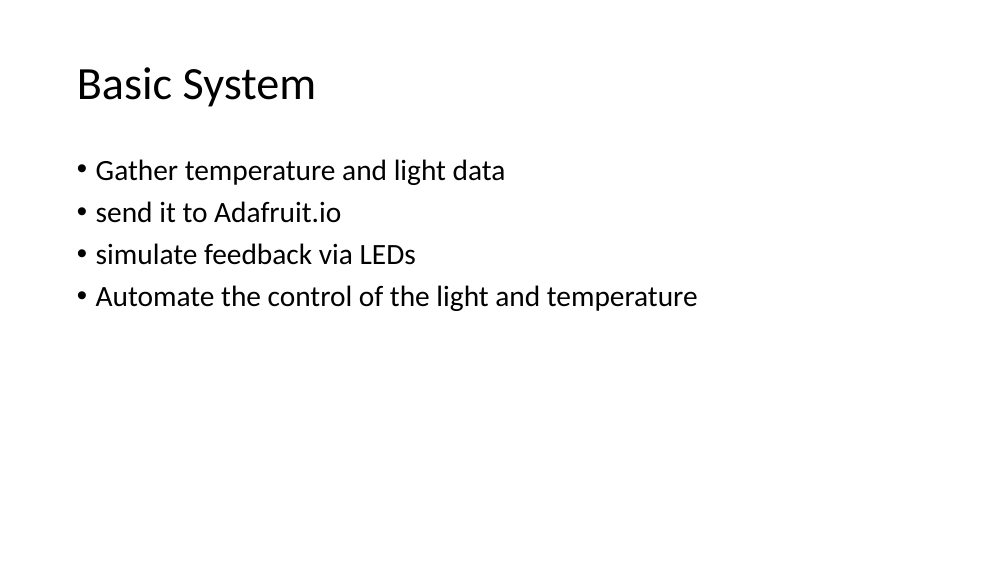
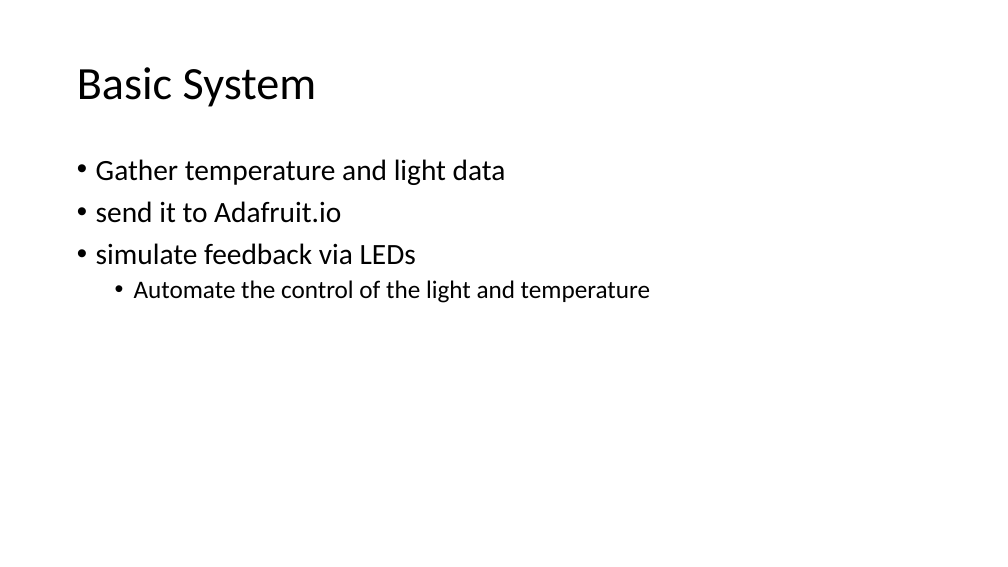
Before and after one commit to mattking976/Final-Year-Work, a slide deck: slide 3 of Architechtures of the internet of things/Semester 1/Report and demo presentation/Presentation for 30th jan 2019.pptx (slide 2 before the commit). Drawn at 1008x567 pixels with LibreOffice and Linux fonts; fonts in the diff are those of the drawing. Boxes give left, top, right and bottom in pixels: in the first picture for what was removed or moved away, otherwise in the second. Text is boxed around its words. In the diff, an @@ line names an element or a change of style, - is before the commit and + after.

```diff
--- a/Architechtures of the internet of things/Semester 1/Report and demo presentation/Presentation for 30th jan 2019.pptx
+++ b/Architechtures of the internet of things/Semester 1/Report and demo presentation/Presentation for 30th jan 2019.pptx
@@ text at <box>134,280,650,303</box>: size 28 to 24 pt in "Automate the control of the light and ..."; list level 1 to 2 in "Automate the control of the ..." @@
```
Also in this commit, not shown: 1 other slide changed, 1 slide added, 4 other files.
